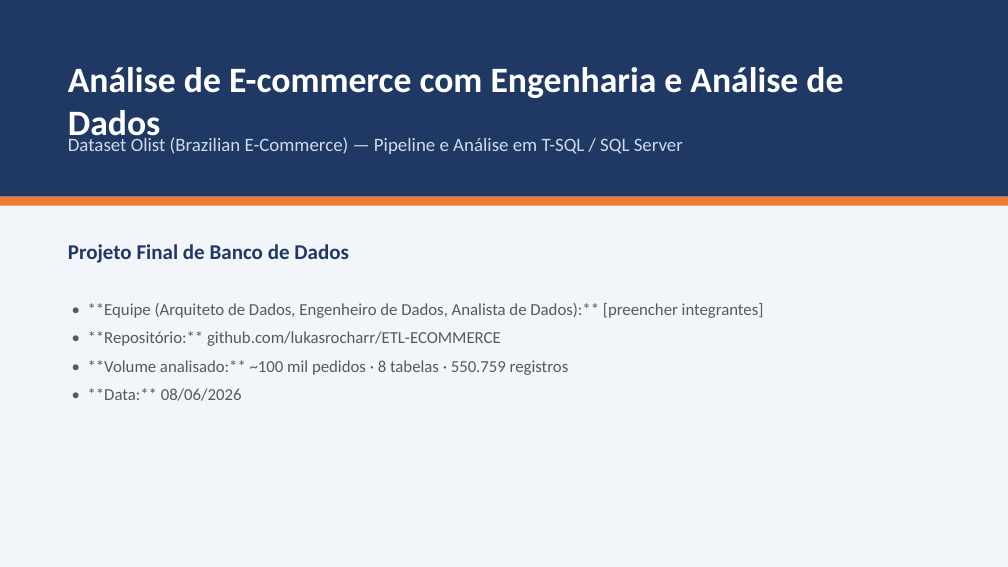
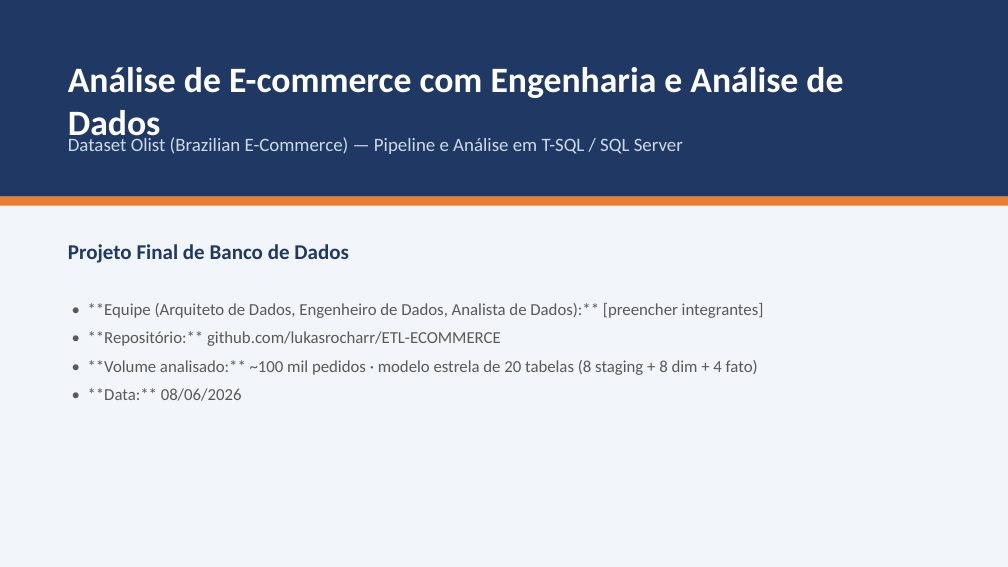
Before and after one commit to lukasrocharr/ETL-ECOMMERCE, a slide deck: slide 1 of analise_olist/Apresentacao_Olist.pptx. Drawn at 1008x567 pixels with LibreOffice and Linux fonts; fonts in the diff are those of the drawing. Boxes give left, top, right and bottom in pixels: in the first picture for what was removed or moved away, otherwise in the second. Text is boxed around its words. In the diff, an @@ line names an element or a change of style, - is before the commit and + after.

```diff
--- a/analise_olist/Apresentacao_Olist.pptx
+++ b/analise_olist/Apresentacao_Olist.pptx
@@ text at box(88, 360, 758, 375): text changed @@
-• **Volume analisado:** ~100 mil pedidos · 8 tabelas · 550.759 registros
+• **Volume analisado:** ~100 mil pedidos · modelo estrela de 20 tabelas (8 staging + 8 dim + 4 fato)
```
Also in this commit, not shown: 1 other slide changed, 2 slides added, 1 slide removed, 3 other files.
